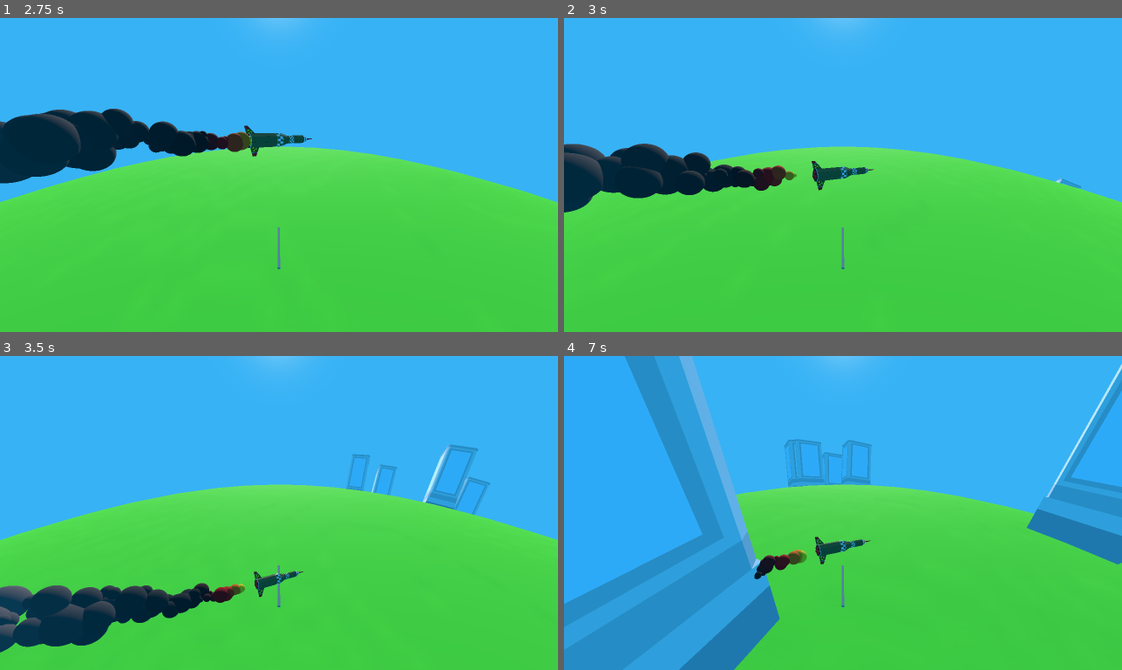
Above: before the commit, frames 1-4 (two rows, left to right).
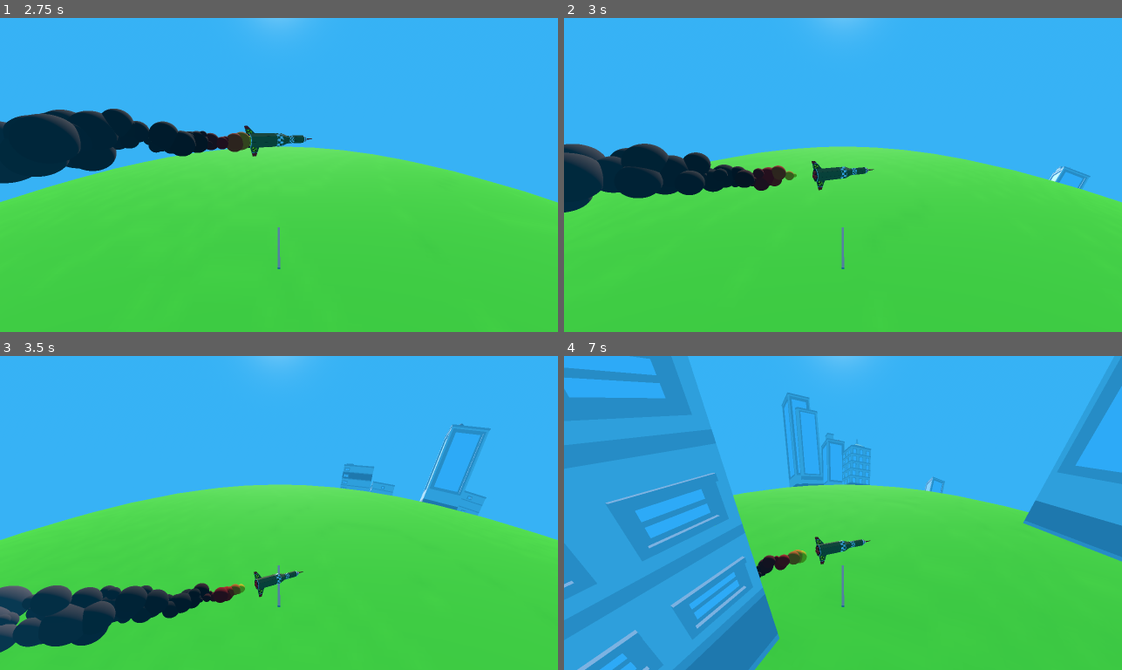
Above: after the commit, the same moments.

Repository: JacobCormier/I-cant-blow-up-mankind
Game: Godot game, scene res://scenes/Level1.tscn
Same seed, same stepped clock (60 frames per second), same inputs: the game is played once before the commit and once after it. Sound files missing from this copy of the repository are replaced by a short silence.
Inputs:
- Up to frame 1 (2.75 s): tap Enter at 0.5 s; hold Right (ui_right) 0.53-1.28 s; tap Space (ui_select) at 0.77, 1.52 s; hold Left (ui_left) 1.28-2.03 s; hold Right (ui_right) from 2.03 s (still down)
- Up to frame 2 (3 s): keep holding Right (ui_right)
- Up to frame 3 (3.5 s): keep holding Right (ui_right); tap Space (ui_select) at 3.02 s
- Up to frame 4 (7 s): release Right (ui_right) at 3.53 s; hold Left (ui_left) 3.53-5.78 s; tap Space (ui_select) at 3.77, 4.52, 6.02, 6.77 s; hold Right (ui_right) from 5.78 s (still down)

Frame 1 is identical in both runs. In frame 2, 0.2% of the frame differs, in the area x 86-95%, y 47-55%; in frame 3, 1.7%; in frame 4, 18%, in the area x 0-100%, y 0-100%.

Commit message:
Added random buildings

Diff:
--- a/project.godot
+++ b/project.godot
@@ -18,6 +18,7 @@
 [autoload]
 
 MusicManager="*res://scripts/sound/music/music_manager.gd"
+Globals="*res://scripts/globals/globals.gd"
 
 [display]
 
--- a/scenes/dev/building_1.tscn
+++ b/scenes/dev/building_1.tscn
@@ -1,8 +1,6 @@
 [gd_scene load_steps=2 format=3 uid="uid://dj0wyomdjfqn5"]
 
-[ext_resource type="PackedScene" uid="uid://c8qs4fvlf74kv" path="res://resources/assets/models/kenney_buildings/skyscraperA.fbx" id="1_di485"]
+[ext_resource type="Script" path="res://scenes/dev/building_controller.gd" id="1_wr8uw"]
 
 [node name="Building" type="Node3D"]
-
-[node name="skyscraperA" parent="." instance=ExtResource("1_di485")]
-transform = Transform3D(30, 0, 0, 0, 25, 0, 0, 0, 20, 0, -2.5, 0)
+script = ExtResource("1_wr8uw")
--- /dev/null
+++ b/scenes/dev/building_controller.gd
@@ -0,0 +1,11 @@
+extends Node3D
+
+# Called when the node enters the scene tree for the first time.
+func _ready() -> void:
+	var building = Globals.ALL_BUILDINGS[randf_range(0, Globals.ALL_BUILDINGS.size())].instantiate()
+	building.scale = Vector3(25,25,25)
+	add_child(building)
+
+# Called every frame. 'delta' is the elapsed time since the previous frame.
+func _process(delta: float) -> void:
+	pass
--- /dev/null
+++ b/scripts/globals/globals.gd
@@ -0,0 +1,42 @@
+extends Node
+
+const SKY_SCRAPER_A = preload("res://resources/assets/models/kenney_buildings/skyscraperA.fbx")
+const SKY_SCRAPER_B = preload("res://resources/assets/models/kenney_buildings/skyscraperB.fbx")
+const SKY_SCRAPER_C = preload("res://resources/assets/models/kenney_buildings/skyscraperC.fbx")
+const SKY_SCRAPER_D = preload("res://resources/assets/models/kenney_buildings/skyscraperD.fbx")
+const SKY_SCRAPER_E = preload("res://resources/assets/models/kenney_buildings/skyscraperE.fbx")
+const SKY_SCRAPER_F = preload("res://resources/assets/models/kenney_buildings/skyscraperF.fbx")
+
+const LARGE_BUILDING_A = preload("res://resources/assets/models/kenney_buildings/large_buildingA.fbx")
+const LARGE_BUILDING_B = preload("res://resources/assets/models/kenney_buildings/large_buildingB.fbx")
+const LARGE_BUILDING_C = preload("res://resources/assets/models/kenney_buildings/large_buildingC.fbx")
+const LARGE_BUILDING_D = preload("res://resources/assets/models/kenney_buildings/large_buildingD.fbx")
+const LARGE_BUILDING_E = preload("res://resources/assets/models/kenney_buildings/large_buildingE.fbx")
+const LARGE_BUILDING_F = preload("res://resources/assets/models/kenney_buildings/large_buildingF.fbx")
+const LARGE_BUILDING_G = preload("res://resources/assets/models/kenney_buildings/large_buildingG.fbx")
+
+const ALL_BUILDINGS = [
+	LARGE_BUILDING_A,
+	LARGE_BUILDING_B,
+	LARGE_BUILDING_C,
+	LARGE_BUILDING_D,
+	LARGE_BUILDING_E,
+	LARGE_BUILDING_F,
+	LARGE_BUILDING_G,
+	SKY_SCRAPER_A,
+	SKY_SCRAPER_B,
+	SKY_SCRAPER_C,
+	SKY_SCRAPER_D,
+	SKY_SCRAPER_E,
+	SKY_SCRAPER_F
+]
+
+
+# Called when the node enters the scene tree for the first time.
+func _ready() -> void:
+	pass # Replace with function body.
+
+
+# Called every frame. 'delta' is the elapsed time since the previous frame.
+func _process(delta: float) -> void:
+	pass
